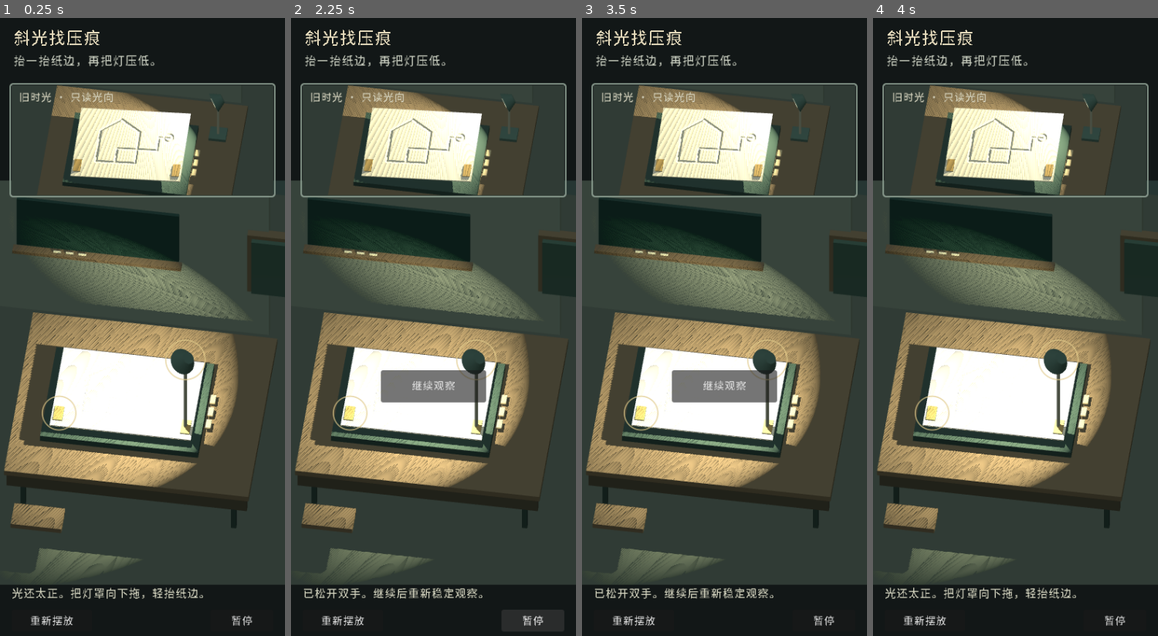
Above: before the commit, frames 1-4 (left to right).
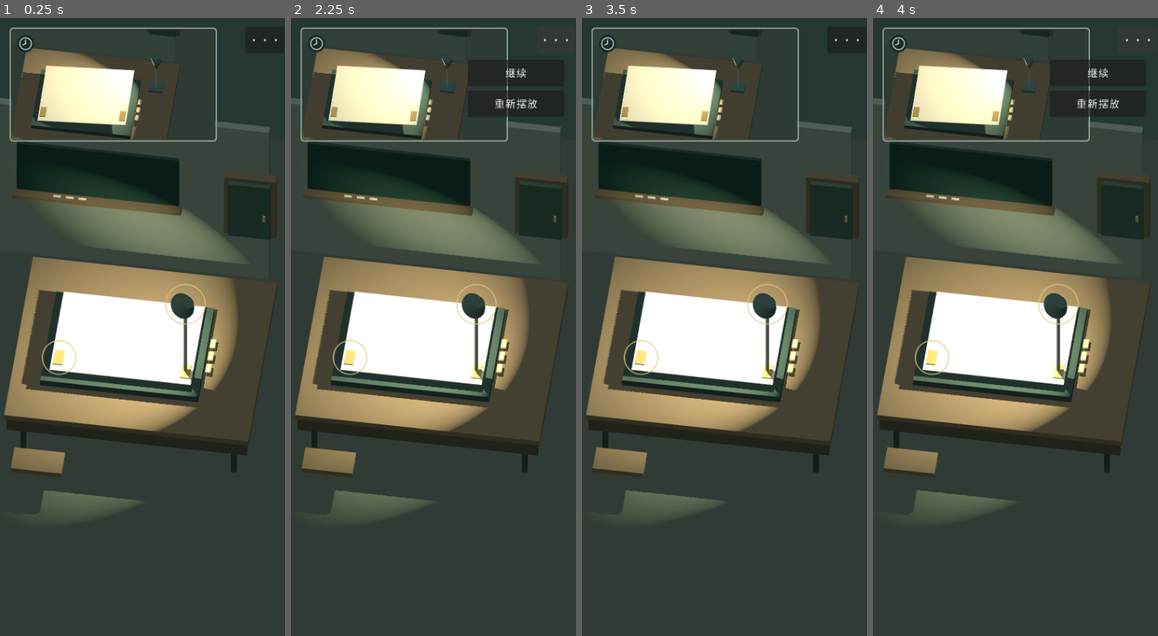
Above: after the commit, the same moments.

Repository: zhu607705-coder/7-55
Game: Godot game, scene res://scenes/raking_light.tscn
Same seed, same stepped clock (60 frames per second), same inputs: the game is played once before the commit and once after it.
Inputs (mouse positions are in pixels of both pictures, inside the frame that each line leads up to):
- Up to frame 1 (0.25 s): no input
- Up to frame 2 (2.25 s): click "重新摆放" (after the commit: "···") at 0.5 s; click "重新摆放" at 1.25 s; click "暂停" (after the commit: "···") at 2 s
- Up to frame 3 (3.5 s): click (807, 73) at 2.75 s, where only the run after the commit has a clickable "继续"
- Up to frame 4 (4 s): click "继续观察" (after the commit: "···") at 3.5 s

The runs differ from the first frame. In frame 1, 62% of the frame differs, in the area x 0-100%, y 0-100%; in frame 2, 62%; in frame 3, 63%; in frame 4, 62%.

Commit message:
Refine physical lighting, remove narrative HUD, and verify rendered groove contrast

Diff:
--- a/godot_native/samples/raking_light/scripts/raking_view.gd
+++ b/godot_native/samples/raking_light/scripts/raking_view.gd
@@ -11,15 +11,13 @@
 var history_rect := Rect2()
 var history_offset := Vector2.ZERO
 var pointer_positions: Dictionary={}
-var title: Label
-var instruction: Label
-var status: Label
-var history_caption: Label
 var retry: Button
 var cancel: Button
 var resume: Button
 var current_image: TextureRect
 var history_image: TextureRect
+var menu_button: Button
+var menu_open := false
 var last_size := Vector2.ZERO
 var metrics: Dictionary={}
 
@@ -29,13 +27,11 @@
 	current_viewport=_viewport(); current_world=World.new(); current_viewport.add_child(current_world); current_world.setup(false)
 	history_viewport=_viewport(); recorded_world=World.new(); history_viewport.add_child(recorded_world); recorded_world.setup(true)
 	current_image=_image(current_viewport); history_image=_image(history_viewport)
-	title=_label("斜光找压痕",24,Color("e8ddbe"))
-	instruction=_label("抬一抬纸边，再把灯压低。",17,Color("c8cdbf"))
-	history_caption=_label("旧时光 · 只读光向",15,Color("d4d2bd"))
-	status=_label("拖纸边调整倾斜 · 拖灯罩移动光源",16,Color("d6d6c1"))
-	retry=_button("重新摆放",func(): model.reset(); pointer_positions.clear(); resume.hide())
+	retry=_button("重新摆放",func(): model.reset(); pointer_positions.clear(); _close_menu())
 	cancel=_button("暂停",func(): _suspend())
-	resume=_button("继续观察",func(): model.resume(); resume.hide())
+	resume=_button("继续",func(): model.resume(); _close_menu())
+	menu_button=_button("···",func(): _suspend())
+	retry.hide(); cancel.hide(); resume.hide()
 	resized.connect(_layout)
 	_layout()
 
@@ -61,27 +57,25 @@
 	if last_size!=Vector2.ZERO and last_size!=size: _suspend()
 	last_size=size
 	var wide := size.x>700
-	current_rect=Rect2(0,222,size.x,maxf(250,size.y-292))
-	if wide: current_rect=Rect2(size.x*0.29,86,size.x*0.71,size.y-156)
+	current_rect=Rect2(0,0,size.x,size.y)
+	if wide: current_rect=Rect2(size.x*0.29,0,size.x*0.71,size.y)
 	current_viewport.size=Vector2i(current_rect.size); current_image.position=current_rect.position; current_image.size=current_rect.size
 	current_world.configure_camera(current_rect.size)
-	var history_size := Vector2(minf(358,size.x-32),150)
+	var history_size := Vector2(minf(278,size.x-78),150)
 	if wide: history_size=Vector2(size.x*0.27,190)
-	history_rect=Rect2(Vector2(16,92)+history_offset,history_size)
+	history_rect=Rect2(Vector2(16,16)+history_offset,history_size)
 	_clamp_history()
 	history_viewport.size=Vector2i(history_rect.size); history_image.position=history_rect.position; history_image.size=history_rect.size
 	recorded_world.configure_camera(history_rect.size,true)
-	title.position=Vector2(18,15); instruction.position=Vector2(18,49)
-	history_caption.position=history_rect.position+Vector2(10,8)
-	status.position=Vector2(16,size.y-67)
-	retry.position=Vector2(16,size.y-36); retry.size=Vector2(110,30)
-	cancel.position=Vector2(size.x-102,size.y-36); cancel.size=Vector2(86,30)
-	resume.position=Vector2(size.x*0.5-72,size.y*0.57); resume.size=Vector2(144,44); resume.visible=model.suspended
+	retry.position=Vector2(size.x-148,99); retry.size=Vector2(132,36)
+	cancel.position=Vector2(size.x-148,141); cancel.size=Vector2(132,36)
+	resume.position=Vector2(size.x-148,57); resume.size=Vector2(132,36); resume.visible=model.suspended
+	menu_button.position=Vector2(size.x-54,12); menu_button.size=Vector2(38,36)
 	queue_redraw()
 
 func _clamp_history() -> void:
 	history_rect.position.x=clampf(history_rect.position.x,6,maxf(6,size.x-history_rect.size.x-6))
-	history_rect.position.y=clampf(history_rect.position.y,80,maxf(80,size.y-history_rect.size.y-90))
+	history_rect.position.y=clampf(history_rect.position.y,12,maxf(12,size.y-history_rect.size.y-12))
 
 func _process(delta: float) -> void:
 	if not current_world: return
@@ -90,11 +84,7 @@
 	recorded_world.update_scene(Vector2(9,-6),-28,18,0,false)
 	metrics=current_world.visibility_metrics()
 	model.update(delta,metrics)
-	if model.completed: status.text="压痕已看清，后方预览门打开。"
-	elif model.suspended: status.text="已松开双手。继续后重新稳定观察。"
-	elif model.stable_time>0.05: status.text="就是这束斜光。稳住，看清整条压痕。"
-	elif metrics.get("incidence",90)>24: status.text="光还太正。把灯罩向下拖，轻抬纸边。"
-	else: status.text="慢慢侧移灯罩，让光扫过整张纸。"
+
 	queue_redraw()
 
 func paper_polygon() -> PackedVector2Array:
@@ -143,8 +133,8 @@
 	var delta: Vector2=point-pointer_positions[id]; pointer_positions[id]=point
 	if model.owners[id]=="history":
 		history_rect.position+=delta; _clamp_history()
-		history_offset=history_rect.position-Vector2(16,92)
-		history_image.position=history_rect.position; history_caption.position=history_rect.position+Vector2(10,8)
+		history_image.position=history_rect.position
+		history_offset=history_rect.position-Vector2(16,16)
 	else: model.drag(id,delta*390.0/maxf(320,current_rect.size.x))
 	get_viewport().set_input_as_handled()
 
@@ -153,7 +143,11 @@
 
 func _suspend() -> void:
 	model.suspend(); pointer_positions.clear()
-	if resume: resume.show()
+	if resume:
+		menu_open=true; resume.show(); retry.show(); cancel.hide()
+
+func _close_menu() -> void:
+	menu_open=false; resume.hide(); retry.hide(); cancel.hide()
 
 func _notification(what: int) -> void:
 	if what==NOTIFICATION_APPLICATION_FOCUS_OUT or what==NOTIFICATION_WM_WINDOW_FOCUS_OUT or what==NOTIFICATION_APPLICATION_PAUSED: _suspend()
@@ -162,6 +156,11 @@
 	if not current_world: return
 	# Only handle affordances and history frame are 2D; the paper marks are lit geometry.
 	draw_style_box(_frame_style(),history_rect.grow(3))
+	var clock_center := history_rect.position+Vector2(19,19)
+	draw_circle(clock_center,12,Color(0.09,0.15,0.15,0.85))
+	draw_arc(clock_center,8,0,TAU,32,Color("c5d2c9"),1.2,true)
+	draw_line(clock_center,clock_center+Vector2(0,-5),Color("c5d2c9"),1.2,true)
+	draw_line(clock_center,clock_center+Vector2(-4,2),Color("c5d2c9"),1.2,true)
 	var hand := Color(0.88,0.79,0.54,0.70)
 	if not model.completed:
 		draw_arc(paper_hit_point(),23,0,TAU,48,hand,1.5,true)
--- a/godot_native/samples/raking_light/scripts/raking_world.gd
+++ b/godot_native/samples/raking_light/scripts/raking_world.gd
@@ -41,7 +41,7 @@
 	var environment := WorldEnvironment.new(); env=Environment.new()
 	env.background_mode=Environment.BG_COLOR; env.background_color=Color("263633")
 	env.ambient_light_source=Environment.AMBIENT_SOURCE_COLOR
-	env.ambient_light_color=Color("bfcdc6"); env.ambient_light_energy=0.23
+	env.ambient_light_color=Color("adc2c2") if is_recorded else Color("bfcdc6"); env.ambient_light_energy=0.23
 	env.tonemap_mode=Environment.TONE_MAPPER_LINEAR
 	environment.environment=env; add_child(environment)
 	camera=Camera3D.new(); camera.projection=Camera3D.PROJECTION_ORTHOGONAL; camera.current=true
@@ -63,9 +63,9 @@
 	shade.mesh=cone; shade.material_override=lamp_material; shade.rotation.x=PI*0.5; lamp_head.add_child(shade)
 	var bulb := material(Color("fff2c2")); bulb.emission_enabled=true; bulb.emission=Color("ffe4a2")*1.2
 	box("VisibleBulb",Vector3(0,0,-0.155),Vector3(0.28,0.14,0.03),bulb,lamp_head)
-	lamp=SpotLight3D.new(); lamp.name="ActualRakingLamp"; lamp.light_color=Color("ffe8b7"); lamp.light_energy=5.2
+	lamp=SpotLight3D.new(); lamp.name="ActualRakingLamp"; lamp.light_color=Color("ffe8b7"); lamp.light_energy=3.0
 	lamp.spot_range=7.0; lamp.spot_angle=51.0; lamp.spot_attenuation=0.35; lamp.spot_angle_attenuation=0.4
-	lamp.shadow_enabled=true; lamp.shadow_bias=0.015; lamp.shadow_normal_bias=0.035
+	lamp.shadow_enabled=true; lamp.shadow_bias=0.1; lamp.shadow_normal_bias=1.0
 	lamp.position=Vector3(0,0,-0.22); lamp_head.add_child(lamp)
 	for i: int in range(PATH.size()-1):
 		var a: Vector2=PATH[i]; var b: Vector2=PATH[i+1]; var tangent: Vector2=(b-a).normalized()
@@ -93,11 +93,11 @@
 	box("ChalkRail",Vector3(-1.55,0.77,-3.52),Vector3(4.0,0.10,0.20),wood)
 	for i: int in range(3): box("Chalk",Vector3(-2.5+i*0.30,0.84,-3.51),Vector3(0.18,0.04,0.04),material(Color("dad8b8")))
 	# A physical local preview hatch opens after sustained observation; no router call.
-	box("PreviewFrameLeft",Vector3(2.07,1.12,-3.65),Vector3(0.12,2.0,0.22),wood)
-	box("PreviewFrameRight",Vector3(3.18,1.12,-3.65),Vector3(0.12,2.0,0.22),wood)
-	box("PreviewFrameTop",Vector3(2.62,2.1,-3.65),Vector3(1.22,0.12,0.22),wood)
-	box("UnvisitedPreview",Vector3(2.62,1.12,-3.70),Vector3(1.02,1.90,0.05),material(Color("b2b89a")))
-	door_hinge=Node3D.new(); door_hinge.position=Vector3(2.12,1.12,-3.48); add_child(door_hinge)
+	box("PreviewFrameLeft",Vector3(1.52,1.12,-3.65),Vector3(0.12,2.0,0.22),wood)
+	box("PreviewFrameRight",Vector3(2.63,1.12,-3.65),Vector3(0.12,2.0,0.22),wood)
+	box("PreviewFrameTop",Vector3(2.07,2.1,-3.65),Vector3(1.22,0.12,0.22),wood)
+	box("UnvisitedPreview",Vector3(2.07,1.12,-3.70),Vector3(1.02,1.90,0.05),material(Color("b2b89a")))
+	door_hinge=Node3D.new(); door_hinge.position=Vector3(1.57,1.12,-3.48); add_child(door_hinge)
 	box("LocalPreviewDoor",Vector3(0.50,0,0),Vector3(1,1.86,0.11),material(Color("425e52")),door_hinge)
 	box("PreviewHandle",Vector3(0.86,-0.13,0.11),Vector3(0.06,0.19,0.05),material(Color("c1ab72")),door_hinge)
 	# A strip of paper tabs rises gradually, giving a diegetic stability cue.
@@ -111,7 +111,7 @@
 	for j: int in range(NZ+1):
 		for i: int in range(NX+1):
 			var p := Vector2((float(i)/NX-0.5)*PAPER_SIZE.x,(float(j)/NZ-0.5)*PAPER_SIZE.y)
-			v.append(Vector3(p.x,groove_height(p),p.y)); n.append(surface_normal(p))
+			v.append(Vector3(p.x,0.0 if is_recorded else groove_height(p),p.y)); n.append(Vector3.UP if is_recorded else surface_normal(p))
 	for j: int in range(NZ):
 		for i: int in range(NX):
 			var a := j*(NX+1)+i; var b := a+1; var c := a+NX+1; var d := c+1
@@ -125,7 +125,9 @@
 	var back := right.cross(up)
 	camera.transform=Transform3D(Basis(right,up,back),Vector3(0,0.45,-0.15)+back*22)
 	camera.size=maxf(5.0,6.7*viewport_size.y/maxf(viewport_size.x,1))
-	if history: camera.size=3.3
+	if history:
+		camera.size=4.1
+		camera.position=Vector3(0.65,0.80,-0.30)+back*22
 
 func update_scene(tilt: Vector2, azimuth: float, elevation: float, progress: float, complete: bool, delta: float=0.0) -> void:
 	paper_pivot.basis=Basis(Vector3.RIGHT,deg_to_rad(tilt.x))*Basis(Vector3.FORWARD,deg_to_rad(tilt.y))
--- /dev/null
+++ b/godot_native/samples/raking_light/tests/test_raking_render.gd
@@ -0,0 +1,61 @@
+extends SceneTree
+## Real-render counterexamples. These fixtures set poses directly; the separate
+## capture_raking_light.gd proves ordinary input, not this pixel comparison.
+const SCENE=preload("res://scenes/raking_light.tscn")
+var checks:=0
+var failures:=0
+var view: Control
+
+func _initialize() -> void: call_deferred("run")
+func check(ok: bool,label: String) -> void:
+	checks+=1
+	if not ok: failures+=1; push_error("TEST FAILED: "+label)
+	else: print("PASS ",label)
+func rendered_frame() -> void:
+	await process_frame; await process_frame; await RenderingServer.frame_post_draw
+func luminance(color: Color) -> float: return color.r*0.2126+color.g*0.7152+color.b*0.0722
+func sample(image: Image,point: Vector2) -> float:
+	return luminance(image.get_pixel(clampi(int(round(point.x)),0,image.get_width()-1),clampi(int(round(point.y)),0,image.get_height()-1)))
+func groove_contrast(image: Image) -> float:
+	var result:=0.0
+	for probe: Dictionary in view.current_world.groove_probes:
+		var p: Vector2=probe.p; var side: Vector2=probe.side
+		var a: Vector2=p+side; var b: Vector2=p-side
+		var point_a: Vector3=Vector3(a.x,view.current_world.groove_height(a),a.y)
+		var point_b: Vector3=Vector3(b.x,view.current_world.groove_height(b),b.y)
+		var screen_a: Vector2=view.current_world.screen_point(view.current_world.paper_pivot.to_global(point_a))
+		var screen_b: Vector2=view.current_world.screen_point(view.current_world.paper_pivot.to_global(point_b))
+		result+=absf(sample(image,screen_a)-sample(image,screen_b))
+	return result/maxf(1,view.current_world.groove_probes.size())
+func image_difference(a: Image,b: Image) -> float:
+	var difference:=0.0
+	for y: int in range(0,a.get_height(),4):
+		for x: int in range(0,a.get_width(),4): difference+=absf(luminance(a.get_pixel(x,y))-luminance(b.get_pixel(x,y)))
+	return difference/(ceil(a.get_width()/4.0)*ceil(a.get_height()/4.0))
+func run() -> void:
+	if DisplayServer.get_name()=="headless" or RenderingServer.get_video_adapter_name().is_empty():
+		push_error("Actual graphical renderer required for raking pixel checks"); quit(2); return
+	root.size=Vector2i(390,844)
+	view=SCENE.instantiate(); root.add_child(view); await rendered_frame(); view.set_process(false)
+	view.model.paper_tilt=Vector2(8.96,-6.08); view.model.lamp_azimuth=-28; view.model.lamp_elevation=16
+	view._process(0); await rendered_frame()
+	var on: Image=view.current_viewport.get_texture().get_image()
+	var history_on: Image=view.history_viewport.get_texture().get_image()
+	var full_on: Image=root.get_texture().get_image()
+	view.current_world.lamp.light_energy=0
+	await rendered_frame()
+	var off: Image=view.current_viewport.get_texture().get_image()
+	var history_off: Image=view.history_viewport.get_texture().get_image()
+	var on_contrast:=groove_contrast(on); var off_contrast:=groove_contrast(off)
+	check(image_difference(on,off)>0.01,"Actual current-world pixels respond to the physical lamp")
+	check(on_contrast>off_contrast+0.02,"Actual groove-side contrast is stronger under the raking lamp than with it off")
+	check(history_on.get_data()==history_off.get_data(),"Changing current lamp illumination does not change historical pixels")
+	check(on.get_width()==390 and on.get_height()>250,"Actual portrait render has expected nonzero dimensions")
+	var directory:=OS.get_environment("RAKING_RENDER_ARTIFACT_DIR")
+	if not directory.is_empty():
+		DirAccess.make_dir_recursive_absolute(directory)
+		on.save_png(directory.path_join("raking-lamp-on.png"))
+		off.save_png(directory.path_join("raking-lamp-off.png"))
+		full_on.save_png(directory.path_join("raking-physical-light-frame.png"))
+	print("RAKING_RENDER checks=",checks," failures=",failures," on_contrast=",on_contrast," off_contrast=",off_contrast," image_delta=",image_difference(on,off)," adapter=",RenderingServer.get_video_adapter_name())
+	view.queue_free(); await process_frame; quit(1 if failures else 0)
Not shown, changed: .github/workflows/raking-light-demo.yml
Not shown, changed: godot_native/samples/raking_light/README.md
Not shown, changed: godot_native/samples/raking_light/progress.md
Not shown, changed: scripts/verify-native-pr-integration.mjs
